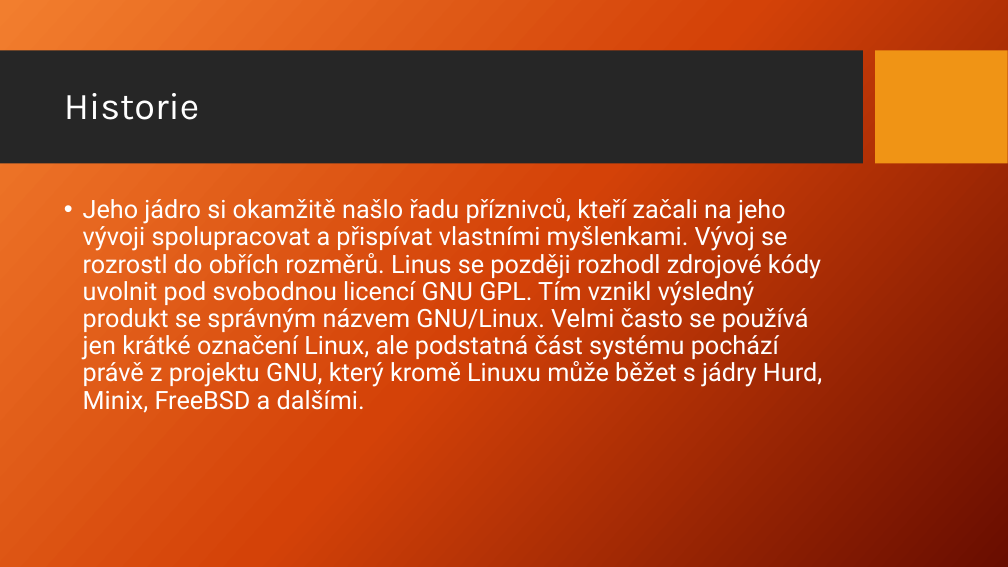
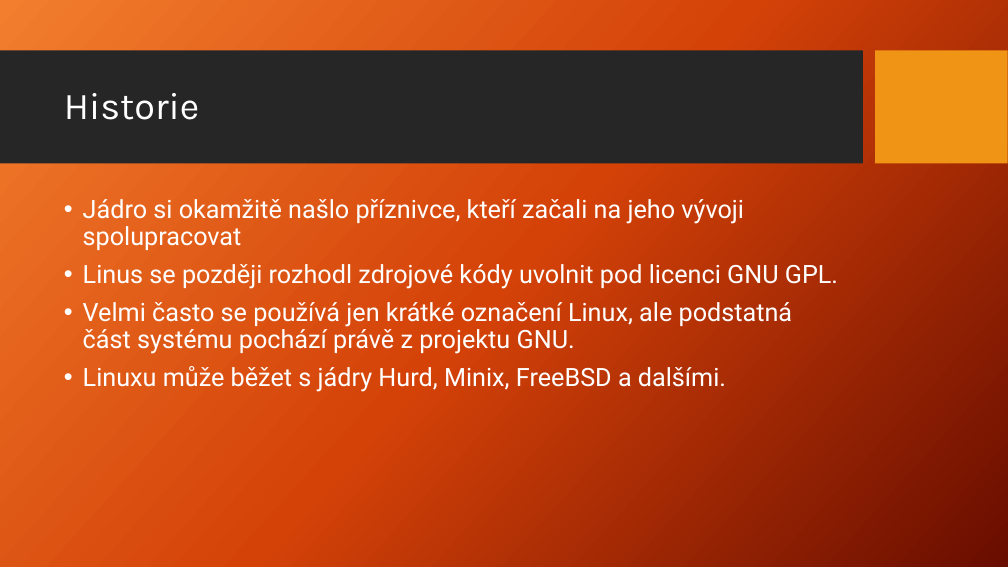
Before and after one commit to Jakub-Benes/Prezentace, a slide deck: slide 5 of Linux.pptx. Drawn at 1008x567 pixels with LibreOffice and Linux fonts; fonts in the diff are those of the drawing; background and template pictures are left out. Boxes give left, top, right and bottom in pixels: in the first picture for what was removed or moved away, otherwise in the second. Text is boxed around its words. In the diff, an @@ line names an element or a change of style, - is before the commit and + after.

```diff
--- a/Linux.pptx
+++ b/Linux.pptx
@@ text at bbox=[83, 199, 838, 392]: text changed @@
-• Jeho jádro si okamžitě našlo řadu příznivců, kteří začali na jeho vývoji spolupracovat a přispívat vlastními myšlenkami. Vývoj se rozrostl do obřích rozměrů. Linus se později rozhodl zdrojové kódy uvolnit pod svobodnou licencí GNU GPL. Tím vznikl výsledný produkt se správným názvem GNU/Linux. Velmi často se používá jen krátké označení Linux, ale podstatná část systému pochází právě z projektu GNU, který kromě Linuxu může běžet s jádry Hurd, Minix, FreeBSD a dalšími.
+• Jádro si okamžitě našlo příznivce, kteří začali na jeho vývoji spolupracovat
+• Linus se později rozhodl zdrojové kódy uvolnit pod licenci GNU GPL.
+• Velmi často se používá jen krátké označení Linux, ale podstatná část systému pochází právě z projektu GNU.
+• Linuxu může běžet s jádry Hurd, Minix, FreeBSD a dalšími.
```
Also in this commit, not shown: 7 other slides changed.
